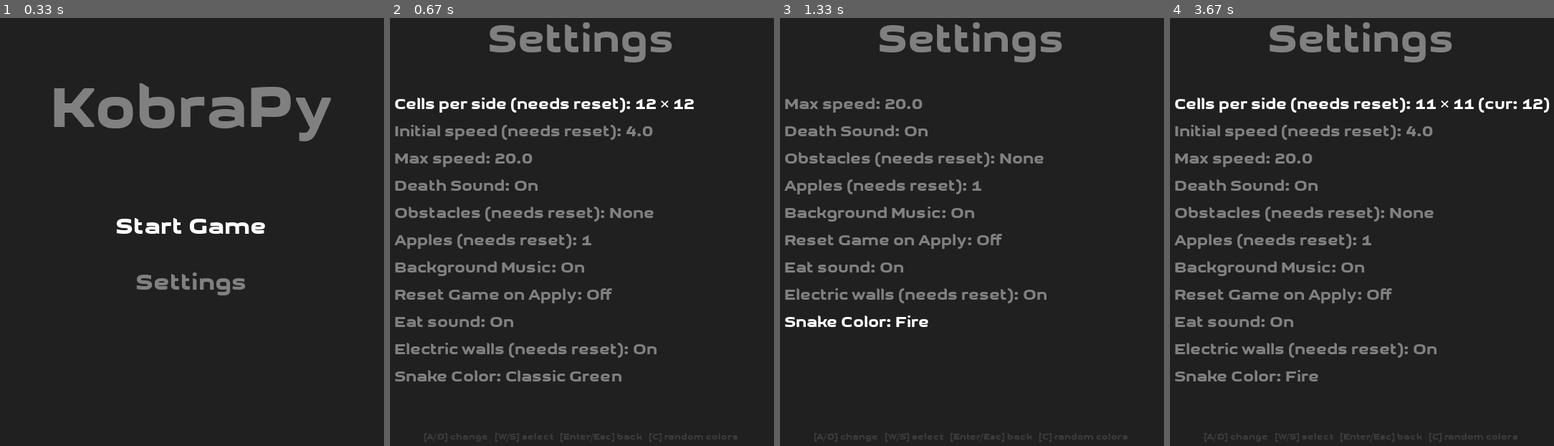
Above: before the commit, frames 1-4 (left to right).
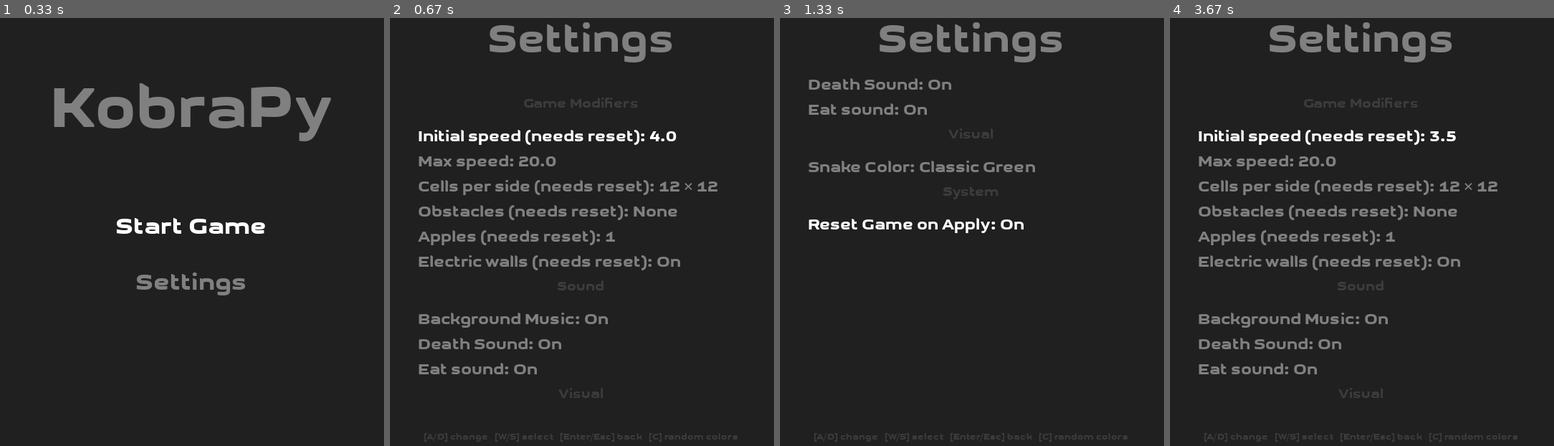
Above: after the commit, the same moments.

Repository: fossguild/naja
Game: pygame game, started from kobra.py
Same seed, same stepped clock (60 frames per second), same inputs: the game is played once before the commit and once after it.
Inputs:
- Up to frame 1 (0.33 s): no input
- Up to frame 2 (0.67 s): tap M at 0.33 s
- Up to frame 3 (1.33 s): hold A 0.67-1.13 s; hold Up 0.67-1.13 s; tap D at 1.17 s
- Up to frame 4 (3.67 s): tap S at 1.5 s; hold Up 1.83-2.3 s; hold Right 2.33-2.8 s; hold Left 2.83-3.37 s; hold Down from 3.4 s (still down)

Frame 1 is identical in both runs. In frame 2, 11% of the frame differs, in the area x 1-86%, y 18-89%; in frame 3, 7.4%; in frame 4, 11%.

Commit message:
feat: reorganize settings menu into logical sections (#193)
- Organize settings into clear sections:
  - Game Modifiers: gameplay settings (speed, grid, obstacles, apples, walls)
  - Sound: all audio settings (music, death sound, eat sound)
  - Visual: appearance settings (snake colors)
  - System: meta settings (reset on apply)

- Add section headers with decorative separators for better visual organization
- Improve menu readability and user experience

Closes #193

Diff:
--- a/kobra.py
+++ b/kobra.py
@@ -52,16 +52,68 @@
 ##
 
 
+def _build_menu_items(settings: GameSettings) -> list:
+    """Build a flat list of menu items including section headers.
+
+    Returns:
+        List of tuples (item_type, data, original_field_index)
+        where item_type is 'section' or 'field'
+    """
+    # Define sections and which fields belong to each
+    sections = [
+        {
+            "name": "Game Modifiers",
+            "fields": [
+                "initial_speed",
+                "max_speed",
+                "cells_per_side",
+                "obstacle_difficulty",
+                "number_of_apples",
+                "electric_walls",
+            ],
+        },
+        {
+            "name": "Sound",
+            "fields": ["background_music", "death_sound", "eat_sound"],
+        },
+        {
+            "name": "Visual",
+            "fields": ["snake_color_palette"],
+        },
+        {
+            "name": "System",
+            "fields": ["reset_game_on_apply"],
+        },
+    ]
+
+    items = []
+    all_fields = settings.MENU_FIELDS
+
+    for section in sections:
+        # Add section header
+        items.append(("section", section["name"], None))
+
+        # Add fields in this section
+        for field_key in section["fields"]:
+            # Find the field in MENU_FIELDS
+            for field_index, field in enumerate(all_fields):
+                if field["key"] == field_key:
+                    items.append(("field", field, field_index))
+                    break
+
+    return items
+
+
 def _draw_settings_menu(
     state: GameState, assets: GameAssets, settings: GameSettings, selected_index: int
 ) -> None:
-    """Draw the settings menu screen.
+    """Draw the settings menu screen with organized sections.
 
     Args:
         state: GameState instance
         assets: GameAssets instance
         settings: GameSettings instance
-        selected_index: Currently selected menu item index
+        selected_index: Currently selected menu item index (only counts fields, not sections)
     """
     state.arena.fill(ARENA_COLOR)
 
@@ -69,30 +121,84 @@
     title_rect = title.get_rect(center=(state.width / 2, state.height / 10))
     state.arena.blit(title, title_rect)
 
-    # Spacing and scroll parameters - adjusted for smaller text
-    row_h = int(state.height * 0.06)
-    visible_rows = int(state.height * 0.70 // row_h)
-    top_index = max(0, selected_index - visible_rows + 3)
+    # Build menu items with sections
+    menu_items = _build_menu_items(settings)
+
+    # Spacing and scroll parameters
+    row_h = int(state.height * 0.055)
+    section_h = int(state.height * 0.07)
+    visible_height = state.height * 0.65
     padding_y = int(state.height * 0.22)
 
-    # Draw visible rows with smaller font
-    for draw_i, field_i in enumerate(range(top_index, len(settings.MENU_FIELDS))):
-        if draw_i >= visible_rows:
+    # Calculate scroll offset to keep selected item visible
+    current_y = 0
+    selected_y = 0
+    field_count = 0
+
+    for item_type, data, _ in menu_items:
+        if item_type == "section":
+            if field_count == selected_index:
+                selected_y = current_y
+            current_y += section_h
+        else:
+            if field_count == selected_index:
+                selected_y = current_y
+            current_y += row_h
+            field_count += 1
+
+    # Calculate scroll offset
+    scroll_offset = 0
+    if selected_y > visible_height * 0.6:
+        scroll_offset = selected_y - visible_height * 0.4
+
+    # Draw menu items
+    draw_y = padding_y - scroll_offset
+    field_index = 0
+
+    for item_type, data, _ in menu_items:
+        # Skip if item is not visible
+        if draw_y + row_h < padding_y - 20:
+            if item_type == "section":
+                draw_y += section_h
+            else:
+                draw_y += row_h
+                field_index += 1
+            continue
+
+        if draw_y > state.height * 0.87:
             break
-        f = settings.MENU_FIELDS[field_i]
-        val = settings.get(f["key"])
-        formatted_val = settings.format_setting_value(
-            f, val, state.width, state.grid_size
-        )
-        text = assets.render_custom(
-            f"{f['label']}: {formatted_val}",
-            SCORE_COLOR if field_i == selected_index else MESSAGE_COLOR,
-            int(state.width / 30),
-        )
-        rect = text.get_rect()
-        rect.left = int(state.width * 0.10)
-        rect.top = padding_y + draw_i * row_h
-        state.arena.blit(text, rect)
+
+        if item_type == "section":
+            # Draw section header
+            section_text = assets.render_custom(
+                f"─── {data} ───", GRID_COLOR, int(state.width / 35)
+            )
+            section_rect = section_text.get_rect()
+            section_rect.centerx = state.width // 2
+            section_rect.top = int(draw_y)
+            state.arena.blit(section_text, section_rect)
+            draw_y += section_h
+        else:
+            # Draw field item
+            field = data
+            val = settings.get(field["key"])
+            formatted_val = settings.format_setting_value(
+                field, val, state.width, state.grid_size
+            )
+
+            is_selected = field_index == selected_index
+            text = assets.render_custom(
+                f"{field['label']}: {formatted_val}",
+                SCORE_COLOR if is_selected else MESSAGE_COLOR,
+                int(state.width / 30),
+            )
+            rect = text.get_rect()
+            rect.left = int(state.width * 0.15)
+            rect.top = int(draw_y)
+            state.arena.blit(text, rect)
+
+            draw_y += row_h
+            field_index += 1
 
     # Hint footer (smaller)
     hint_text = "[A/D] change   [W/S] select   [Enter/Esc] back   [C] random colors"
@@ -102,6 +208,20 @@
     pygame.display.update()
 
 
+def _get_field_by_display_index(settings: GameSettings, display_index: int):
+    """Get the actual field object from the display index in the sectioned menu."""
+    menu_items = _build_menu_items(settings)
+    field_count = 0
+
+    for item_type, data, field_index in menu_items:
+        if item_type == "field":
+            if field_count == display_index:
+                return data
+            field_count += 1
+
+    return None
+
+
 def run_settings_menu(
     state: GameState, assets: GameAssets, settings: GameSettings
 ) -> None:
@@ -113,6 +233,10 @@
         settings: GameSettings instance
     """
     selected = 0
+
+    # Count total fields (not including section headers)
+    menu_items = _build_menu_items(settings)
+    total_fields = sum(1 for item_type, _, _ in menu_items if item_type == "field")
 
     while True:
         _draw_settings_menu(state, assets, settings, selected)
@@ -132,19 +256,23 @@
                 return  # exit menu
 
             if key in (pygame.K_DOWN, pygame.K_s):
-                selected = (selected + 1) % len(settings.MENU_FIELDS)
+                selected = (selected + 1) % total_fields
                 continue
 
             if key in (pygame.K_UP, pygame.K_w):
-                selected = (selected - 1) % len(settings.MENU_FIELDS)
+                selected = (selected - 1) % total_fields
                 continue
 
             if key in (pygame.K_LEFT, pygame.K_a):
-                settings.step_setting(settings.MENU_FIELDS[selected], -1)
+                field = _get_field_by_display_index(settings, selected)
+                if field:
+                    settings.step_setting(field, -1)
                 continue
 
             if key in (pygame.K_RIGHT, pygame.K_d):
-                settings.step_setting(settings.MENU_FIELDS[selected], +1)
+                field = _get_field_by_display_index(settings, selected)
+                if field:
+                    settings.step_setting(field, +1)
                 continue
 
 
